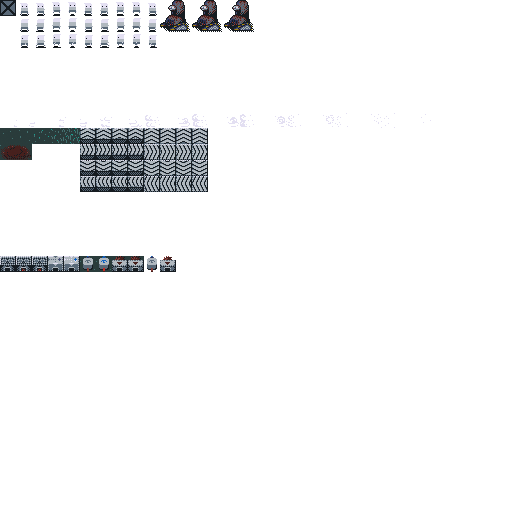
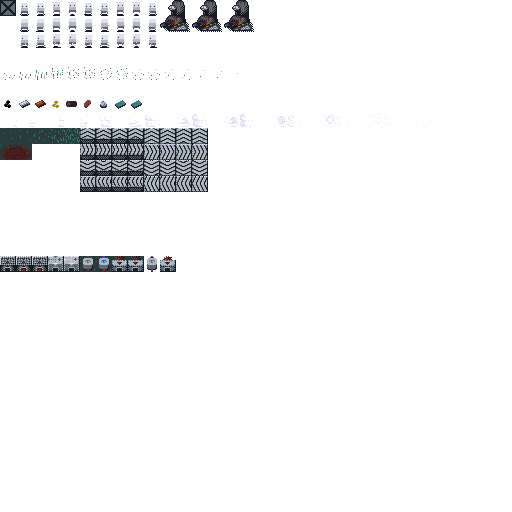
Two versions of the same layered image (512 × 512). Layer-by-layer changes:
added layer "pickup_particles" above "resources" over [3, 67, 238, 80]
added layer "resources" above "robot_base" over [4, 100, 142, 109]
